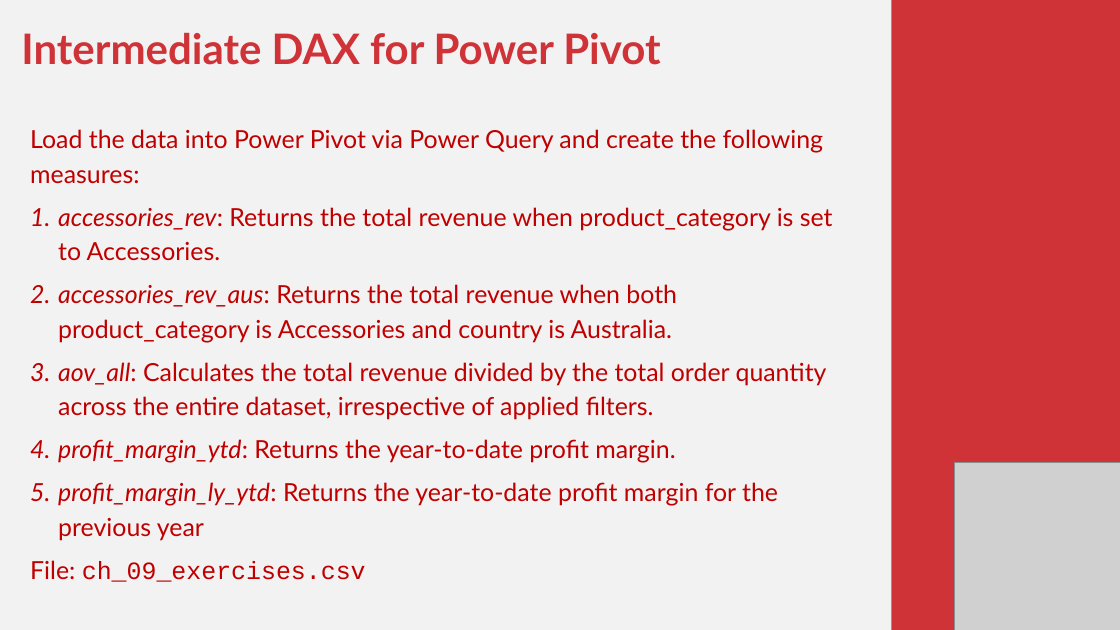
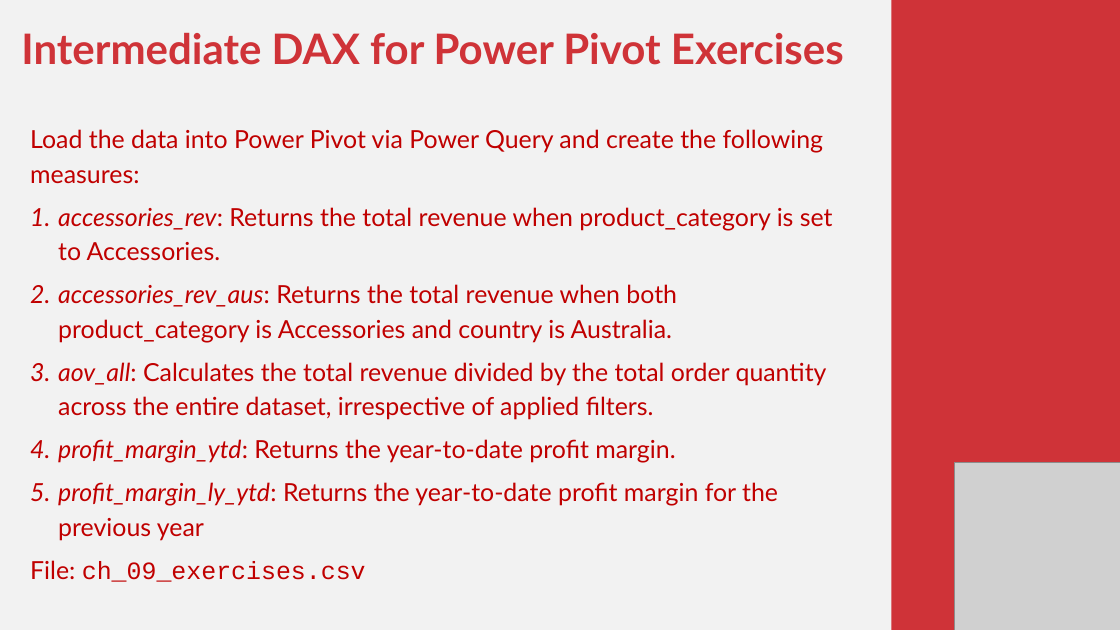
Before and after one commit to stringfestdata/modern-analytics-excel-book, a slide deck: slide 9 of exercises/mdae-exercises-by-chapter.pptx (slide 8 before the commit). Drawn at 1120x630 pixels with LibreOffice and Linux fonts; fonts in the diff are those of the drawing; grey boxes stand for pictures. Boxes give left, top, right and bottom in pixels: in the first picture for what was removed or moved away, otherwise in the second. Text is boxed around its words. In the diff, an @@ line names an element or a change of style, - is before the commit and + after.

```diff
--- a/exercises/mdae-exercises-by-chapter.pptx
+++ b/exercises/mdae-exercises-by-chapter.pptx
@@ text at (21,33,844,65): text changed @@
-Intermediate DAX for Power Pivot
+Intermediate DAX for Power Pivot Exercises
```
Also in this commit, not shown: 9 other slides changed, 1 slide added.
